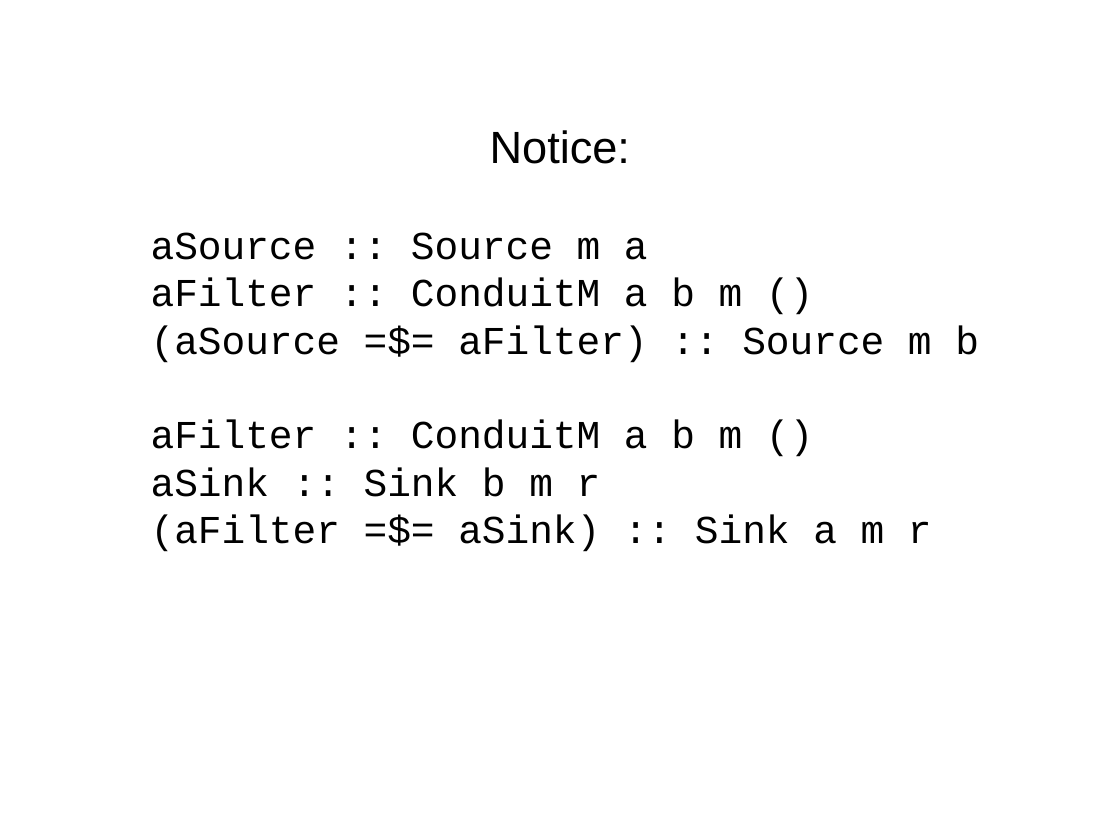
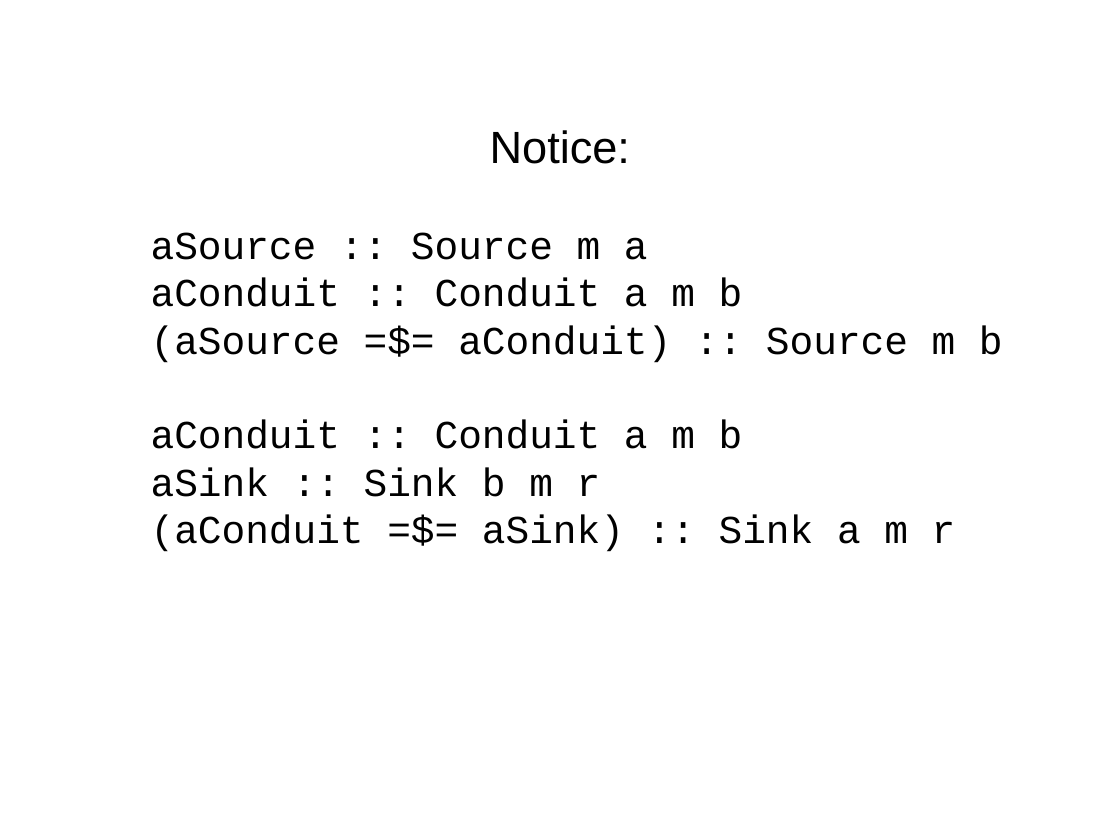
Before and after one commit to bhurt/presentations, a slide deck: slide 29 of conduits.odp (slide 28 before the commit). Drawn at 1120x840 pixels with LibreOffice and Linux fonts; fonts in the diff are those of the drawing. Boxes give left, top, right and bottom in pixels: in the first picture for what was removed or moved away, otherwise in the second. Text is boxed around its words. In the diff, an @@ line names an element or a change of style, - is before the commit and + after.

Commit message:
A tweak to the Conduits talk.

```diff
--- a/conduits.odp
+++ b/conduits.odp
@@ subtitle at (x1=151, y1=278, x2=1003, y2=449): text changed @@
-aFilter :: ConduitM a b m ()
-(aSource =$= aFilter) :: Source m b
-aFilter :: ConduitM a b m ()
+aConduit :: Conduit a m b
+(aSource =$= aConduit) :: Source m b
+aConduit :: Conduit a m b
@@ subtitle at (x1=151, y1=515, x2=956, y2=552): text changed @@
-(aFilter =$= aSink) :: Sink a m r
+(aConduit =$= aSink) :: Sink a m r
```
Also in this commit, not shown: 1 slide added.
